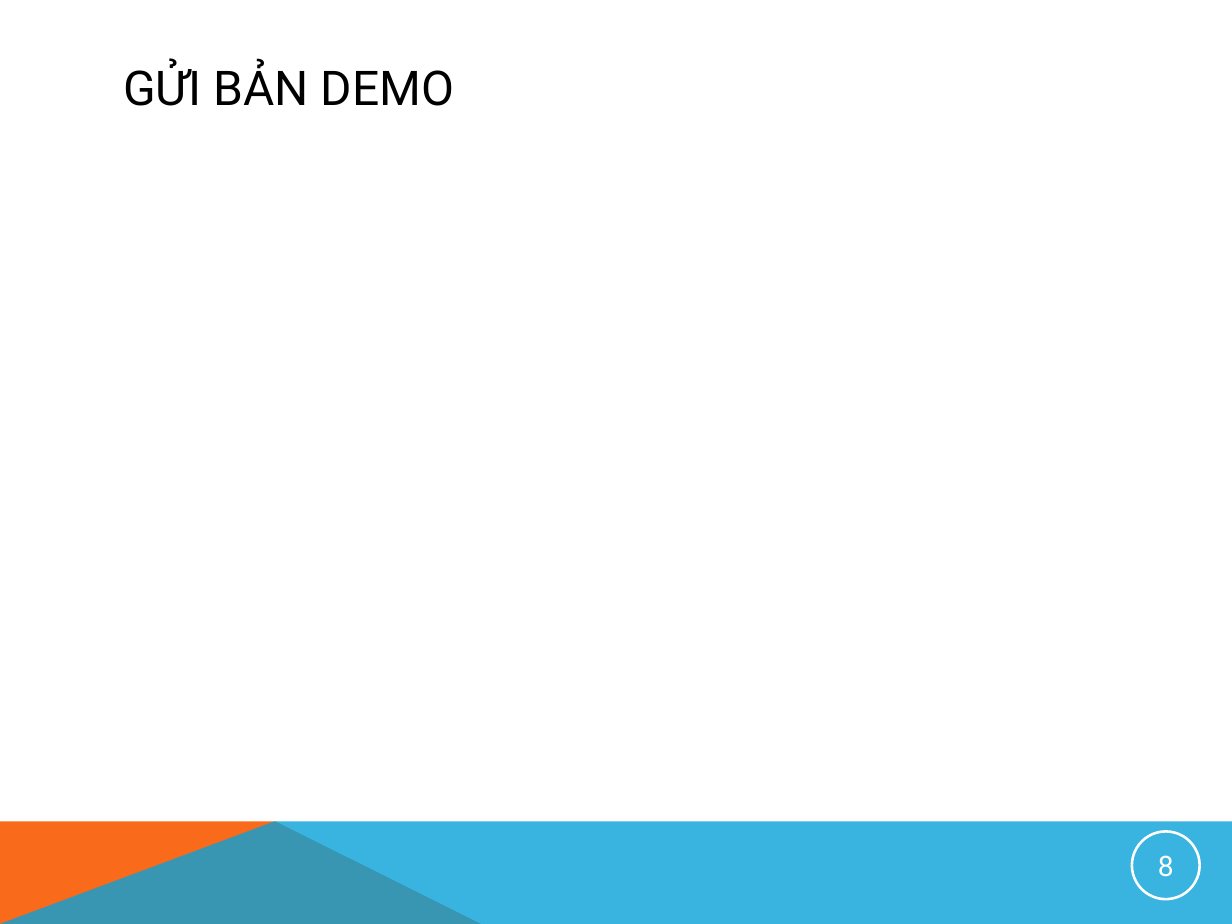
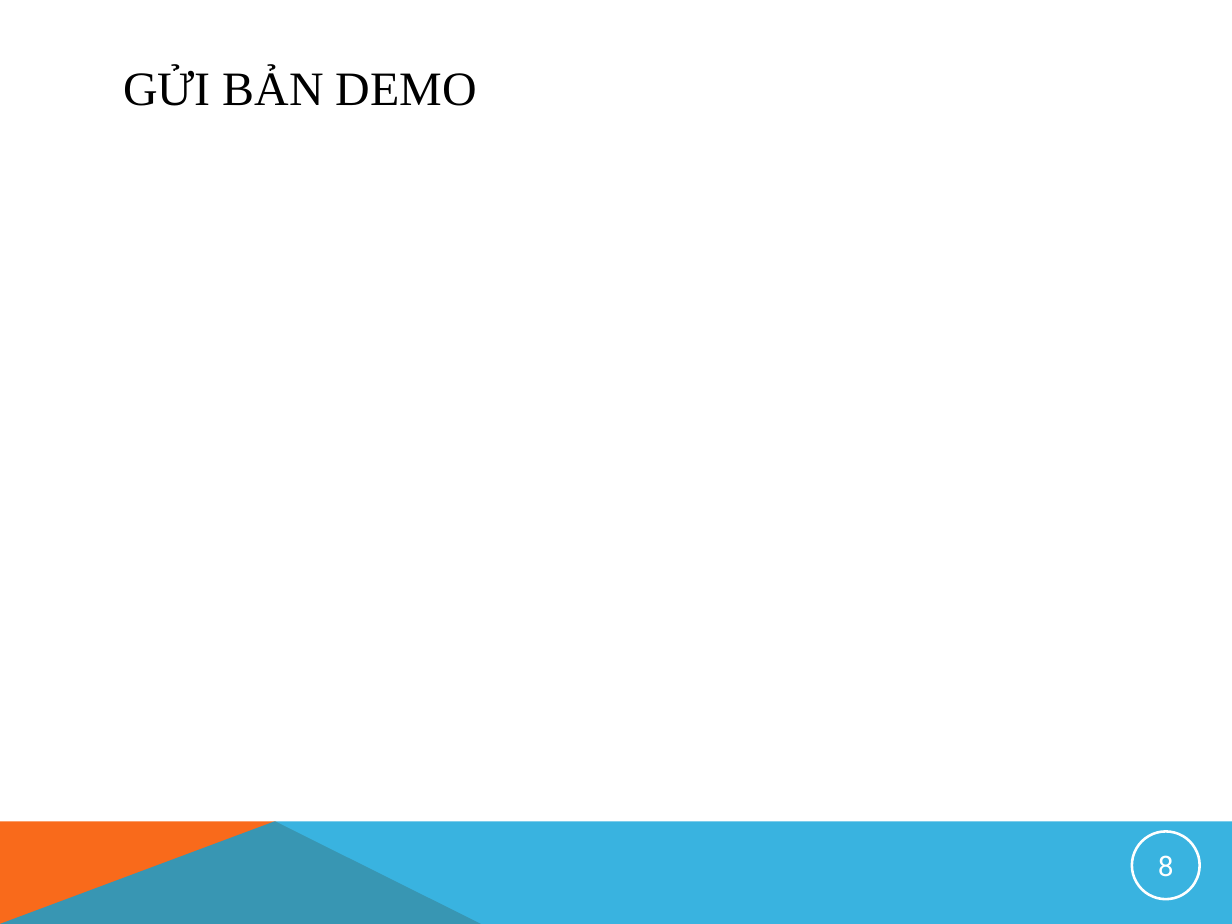
Before and after one commit to HoshikiShiro/Nhom4, a slide deck: slide 8 of Nhom4.pptx. Drawn at 1232x924 pixels with LibreOffice and Linux fonts; fonts in the diff are those of the drawing; background and template pictures are left out. Boxes give left, top, right and bottom in pixels: in the first picture for what was removed or moved away, otherwise in the second. Text is boxed around its words. In the diff, an @@ line names an element or a change of style, - is before the commit and + after.

```diff
--- a/Nhom4.pptx
+++ b/Nhom4.pptx
@@ title "GỬI BẢN DEMO" at bbox=[111, 49, 1124, 123]: font Roboto to Times New Roman @@
```
Also in this commit, not shown: 6 other slides changed.
